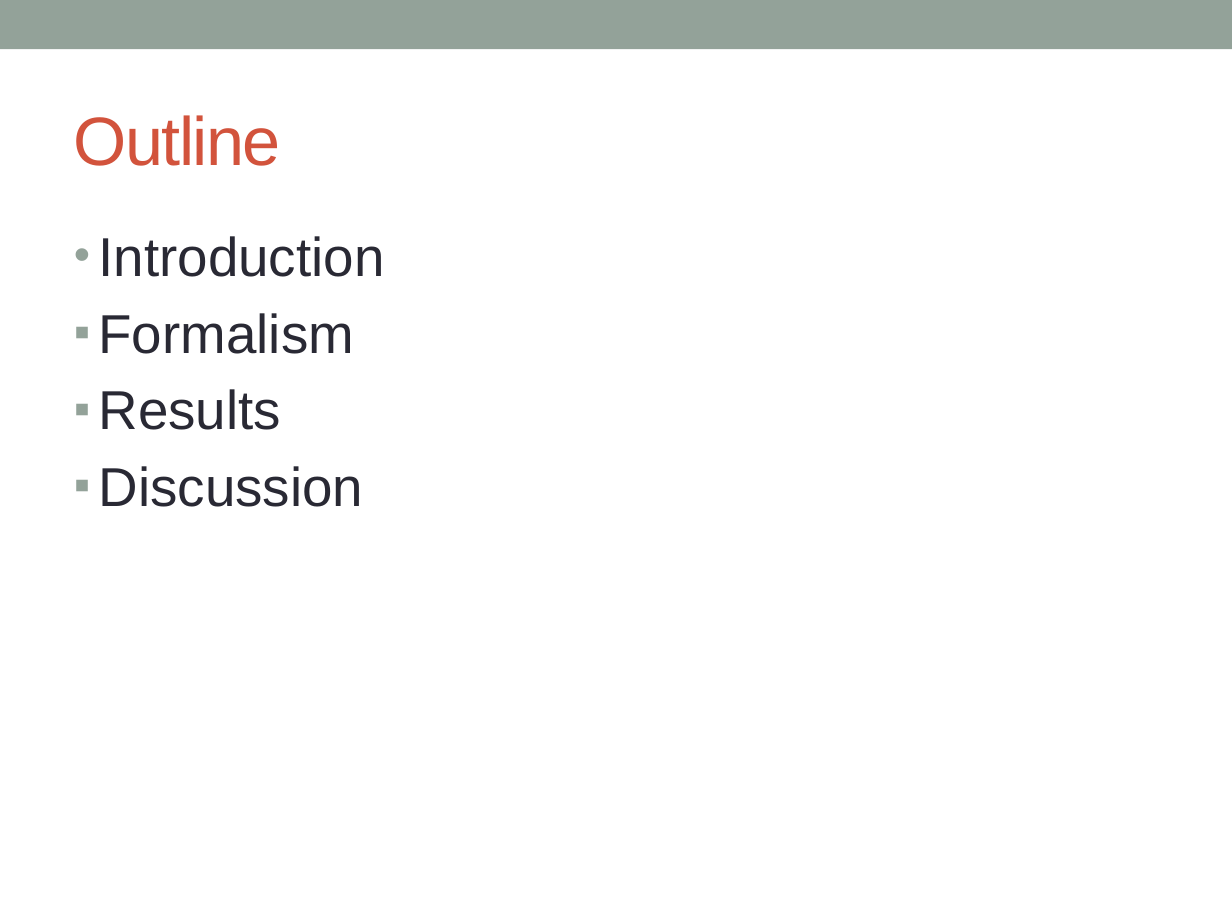
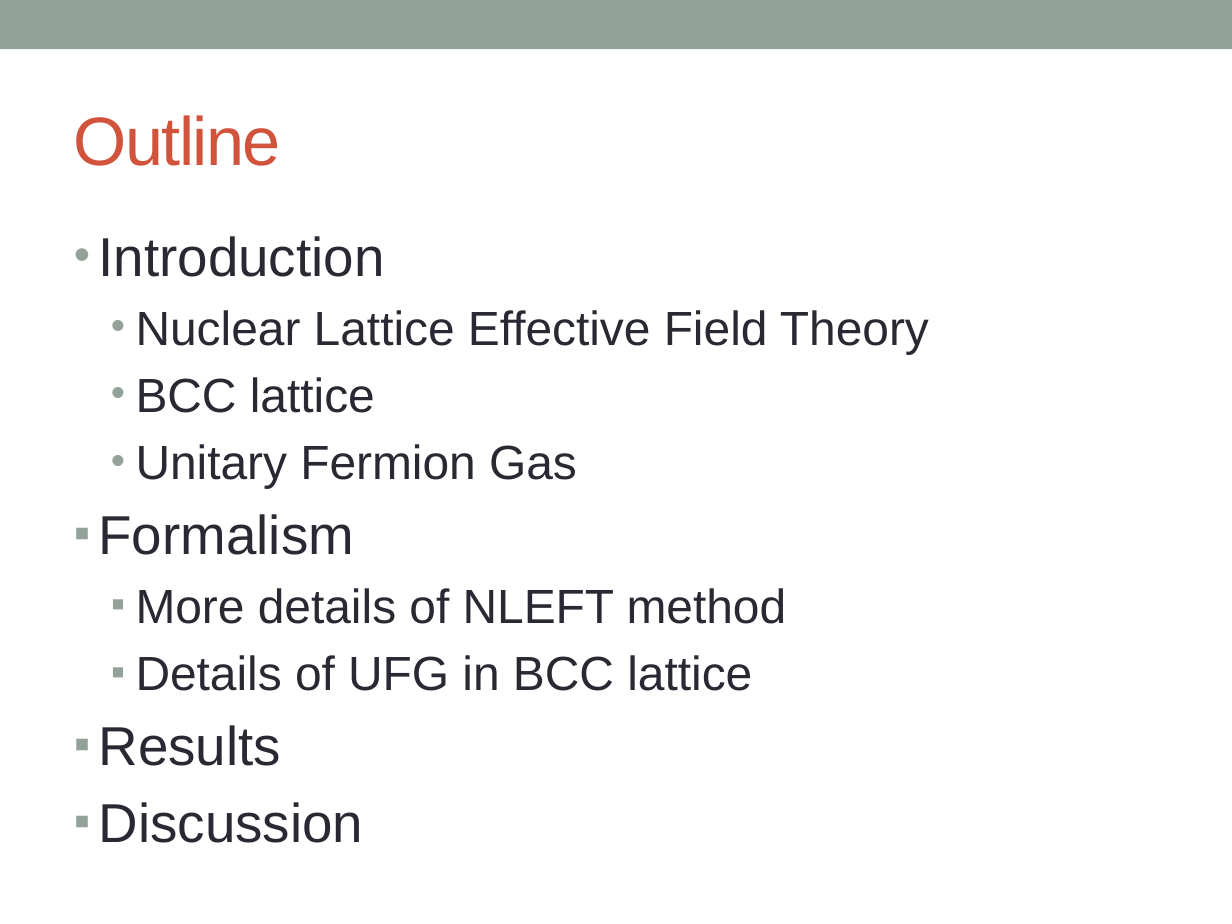
Before and after one commit to alphacentaury-github/NPSS2020, a slide deck: slide 2 of 20211002_BCC_OMEG.pptx. Drawn at 1232x924 pixels with LibreOffice and Linux fonts; fonts in the diff are those of the drawing. Boxes give left, top, right and bottom in pixels: in the first picture for what was removed or moved away, otherwise in the second. Text is boxed around its words. In the diff, an @@ line names an element or a change of style, - is before the commit and + after.

```diff
--- a/20211002_BCC_OMEG.pptx
+++ b/20211002_BCC_OMEG.pptx
@@ text at [136, 310, 929, 488]: paragraphs added @@
+  • Nuclear Lattice Effective Field Theory
+  • BCC lattice
+  • Unitary Fermion Gas
@@ text at [136, 588, 787, 691]: paragraphs added @@
+  ▪ More details of NLEFT method
+  ▪ Details of UFG in BCC lattice
```
Also in this commit, not shown: 5 other slides changed, 19 slides added, 5 slides removed.
